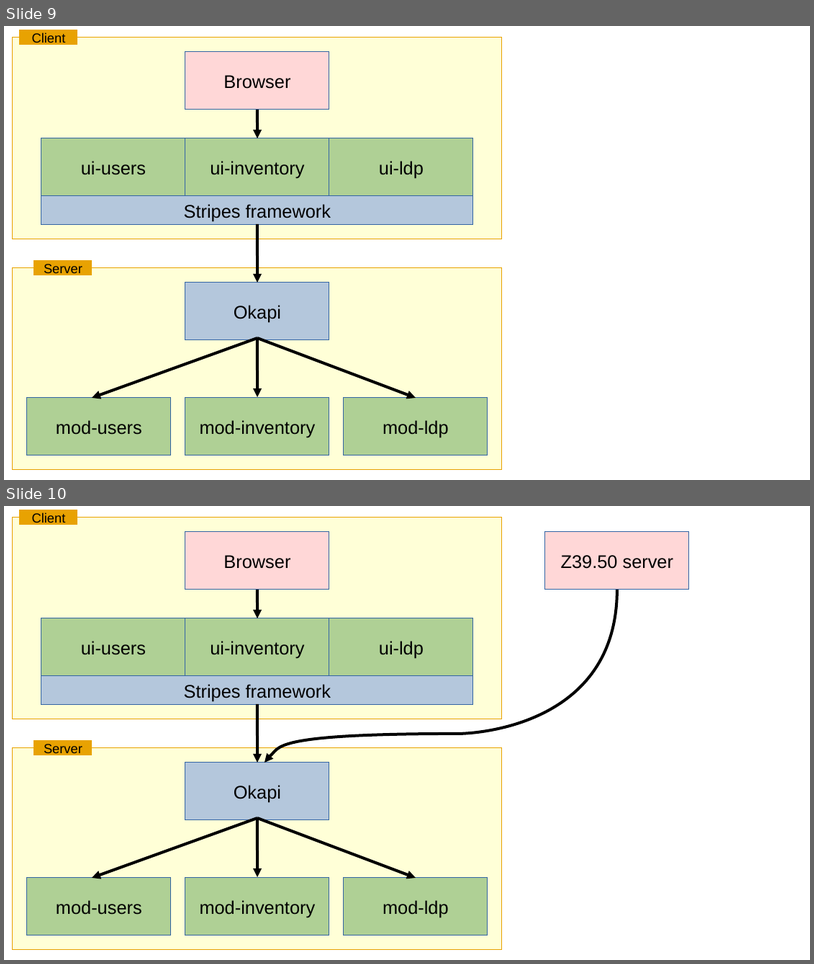
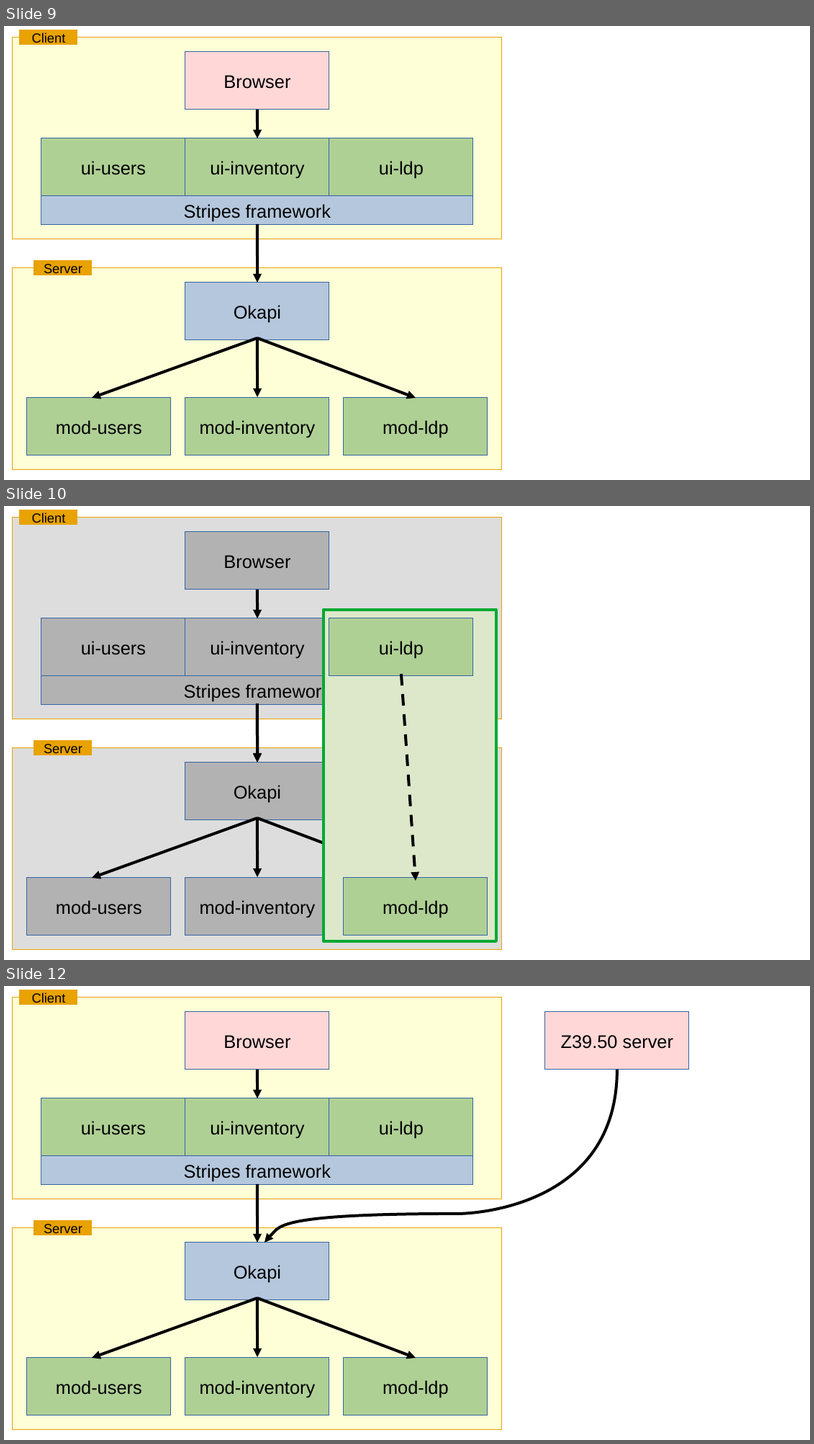
Before and after one commit to MikeTaylor/intro-to-folio-talk, a slide deck: intro-to-folio-talk.odp. Shown one above the other, each under a label of ours: slides 9 and 10 before the commit, slides 9, 10 and 12 after it; the slides between them are not shown. The pictures are 814x964 and 814x1444 pixels, drawn with LibreOffice and Linux fonts; fonts in the diff are those of the drawing. Boxes give left, top, right and bottom in pixels: in the first picture for what was removed or moved away, otherwise in the second. Text is boxed around its words. In the diff, an @@ line names an element or a change of style, - is before the commit and + after.

```diff
--- a/intro-to-folio-talk.odp
+++ b/intro-to-folio-talk.odp
@@ slide 10 added at [4,506,810,960], background #FFFFFF @@
@@ rectangle added at [13,518,502,720], fill #DDDDDD, outline #E8A202 0 pt @@
@@ rectangle added at [20,510,78,525], fill #E8A202, outline #E8A202 0 pt, 13 pt, text #000000 @@
+Client
@@ rectangle added at [185,532,329,590], fill #B2B2B2, outline #3465A4 0 pt, 18 pt, text #000000 @@
+Browser
@@ arrow added from (257, 590) to (257, 619), #000000 2.83 pt @@
@@ rectangle added at [324,610,496,942], fill #DDE8CB, outline #00A933 2.83 pt @@
@@ rectangle added at [41,619,185,677], fill #B2B2B2, outline #3465A4 0 pt, 18 pt, text #000000 @@
+ui-users
@@ rectangle added at [185,619,329,677], fill #B2B2B2, outline #3465A4 0 pt, 18 pt, text #000000 @@
+ui-inventory
@@ rectangle added at [329,619,473,677], fill #AFD095, outline #3465A4 0 pt, 18 pt, text #000000 @@
+ui-ldp
@@ rectangle added at [41,676,473,704], fill #B2B2B2, outline #3465A4 0 pt, 18 pt, text #000000 @@
+Stripes framework
@@ arrow added from (401, 674) to (416, 880), #000000 2.83 pt dashed @@
@@ arrow added from (257, 704) to (257, 762), #000000 2.83 pt @@
@@ arrow added from (257, 703) to (257, 762), #000000 2.83 pt @@
@@ rectangle added at [34,741,92,756], fill #E8A202, outline #E8A202 0 pt, 13 pt, text #000000 @@
+Server
@@ rectangle added at [13,748,502,950], fill #DDDDDD, outline #E8A202 0 pt @@
@@ rectangle added at [185,762,329,820], fill #B2B2B2, outline #3465A4 0 pt, 18 pt, text #000000 @@
+Okapi
@@ arrow added from (257, 818) to (92, 878), #000000 2.83 pt @@
@@ arrow added from (257, 818) to (416, 878), #000000 2.83 pt @@
@@ arrow added from (257, 818) to (257, 877), #000000 2.83 pt @@
@@ rectangle added at [27,878,171,936], fill #B2B2B2, outline #3465A4 0 pt, 18 pt, text #000000 @@
+mod-users
@@ rectangle added at [185,878,329,936], fill #B2B2B2, outline #3465A4 0 pt, 18 pt, text #000000 @@
+mod-inventory
@@ rectangle added at [345,878,489,936], fill #AFD095, outline #3465A4 0 pt, 18 pt, text #000000 @@
+mod-ldp
@@ what was slide 10 is now slide 12 @@
```
Also in this commit, not shown: 5 other slides added.
